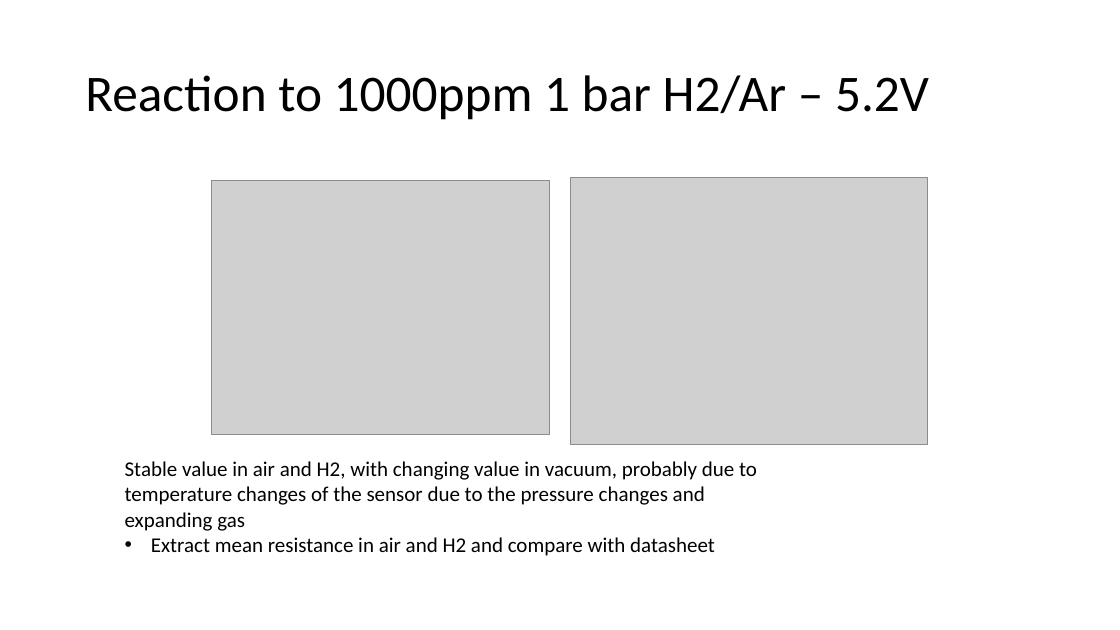
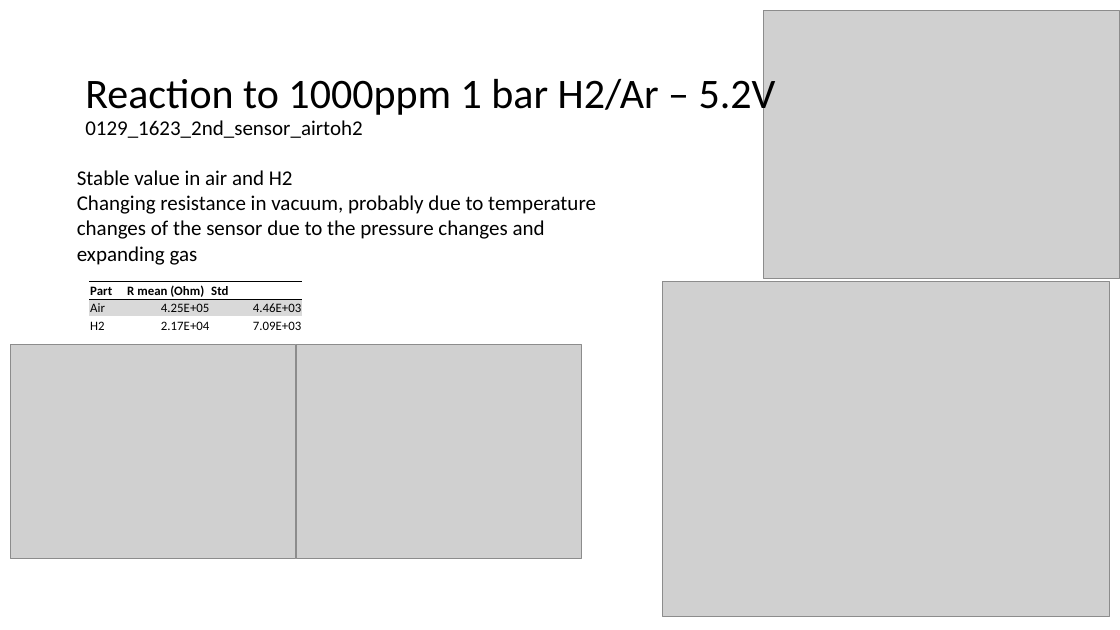
Before and after one commit to HetRijk/MEP_control_software, a slide deck: slide 3 of Measurements/20200129 Second sensor final try/2nd Sensor – final try.pptx. Drawn at 1120x630 pixels with LibreOffice and Linux fonts; fonts in the diff are those of the drawing; grey boxes stand for pictures. Boxes give left, top, right and bottom in pixels: in the first picture for what was removed or moved away, otherwise in the second. Text is boxed around its words. In the diff, an @@ line names an element or a change of style, - is before the commit and + after.

Commit message:
Nearly completed analysis of second sensor data
Only misses check with datasheet to be complete

```diff
--- a/Measurements/20200129 Second sensor final try/2nd Sensor – final try.pptx
+++ b/Measurements/20200129 Second sensor final try/2nd Sensor – final try.pptx
@@ picture moved from (x1=571, y1=177, x2=928, y2=445) to (x1=763, y1=11, x2=1120, y2=279) @@
@@ title "Reaction to 1000ppm 1 bar ..." at (x1=85, y1=73, x2=776, y2=118): size 44 to 36 pt @@
@@ text added at (x1=85, y1=120, x2=362, y2=138), 18 pt, text #000000 @@
+0129_1623_2nd_sensor_airtoh2
@@ text at (x1=77, y1=170, x2=596, y2=265): text changed @@
-Stable value in air and H2, with changing value in vacuum, probably due to temperature changes of the sensor due to the pressure changes and expanding gas
-• Extract mean resistance in air and H2 and compare with datasheet
+Stable value in air and H2
+Changing resistance in vacuum, probably due to temperature changes of the sensor due to the pressure changes and expanding gas
@@ table added at (x1=89, y1=281, x2=302, y2=334), 3 rows, 3 columns @@
+Part | R mean (Ohm) | Std
+Air | 4.25E+05 | 4.46E+03
+H2 | 2.17E+04 | 7.09E+03
@@ picture resized from (x1=211, y1=180, x2=549, y2=434) to (x1=663, y1=281, x2=1110, y2=617) @@
@@ picture added at (x1=10, y1=345, x2=295, y2=559) @@
@@ picture added at (x1=296, y1=345, x2=581, y2=559) @@
```
Also in this commit, not shown: 2 other slides changed, 9 slides added, 26 other files.
